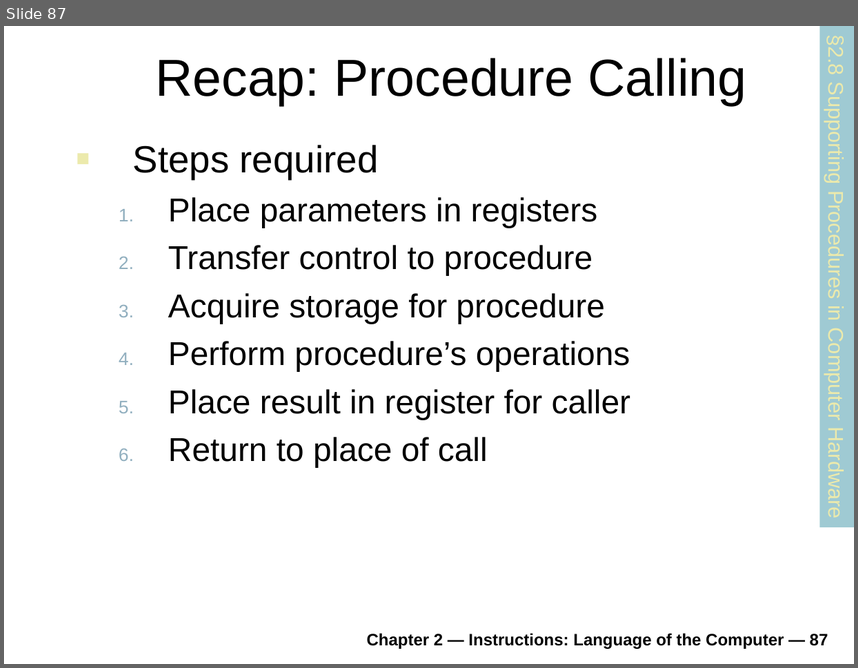
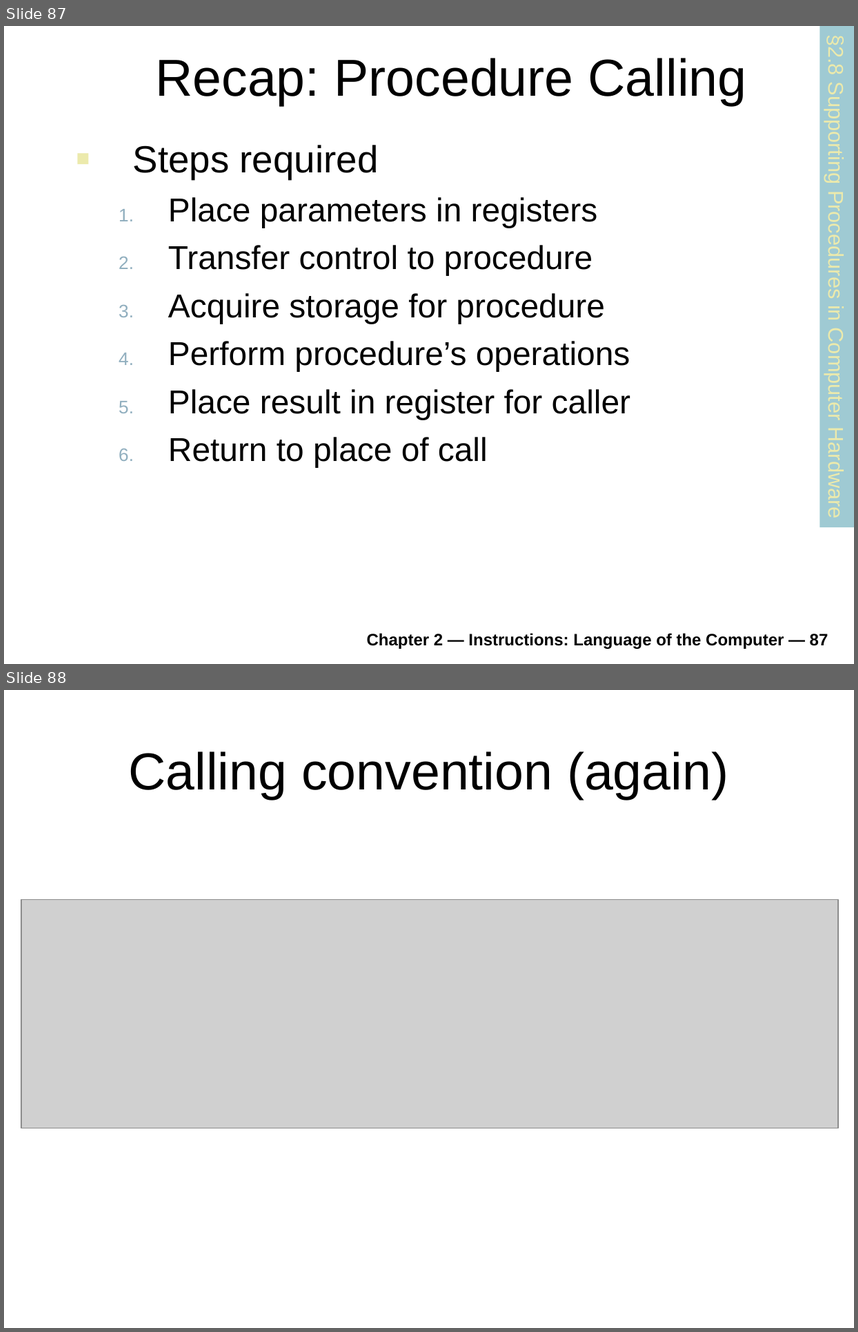
Before and after one commit to antonburtsev/cs3810, a slide deck: lectures/lecture04-mips/lecture-04-mips.odp. Shown one above the other, each under a label of ours: slide 87 before the commit, slides 87 and 88 after it. The pictures are 858x668 and 858x1332 pixels, drawn with LibreOffice and Linux fonts; fonts in the diff are those of the drawing; grey boxes stand for pictures. Boxes give left, top, right and bottom in pixels: in the first picture for what was removed or moved away, otherwise in the second. Text is boxed around its words. In the diff, an @@ line names an element or a change of style, - is before the commit and + after.

```diff
--- a/lectures/lecture04-mips/lecture-04-mips.odp
+++ b/lectures/lecture04-mips/lecture-04-mips.odp
@@ slide 88 added at box(4, 690, 854, 1328), background #FFFFFF @@
@@ title added at box(128, 751, 728, 799), 44 pt, text #000000 @@
+Calling convention (again)
@@ picture added at box(21, 899, 838, 1127) @@
```
Also in this commit, not shown: 1 slide changed, 28 other slides added, 1 slide removed, 1 other file.
